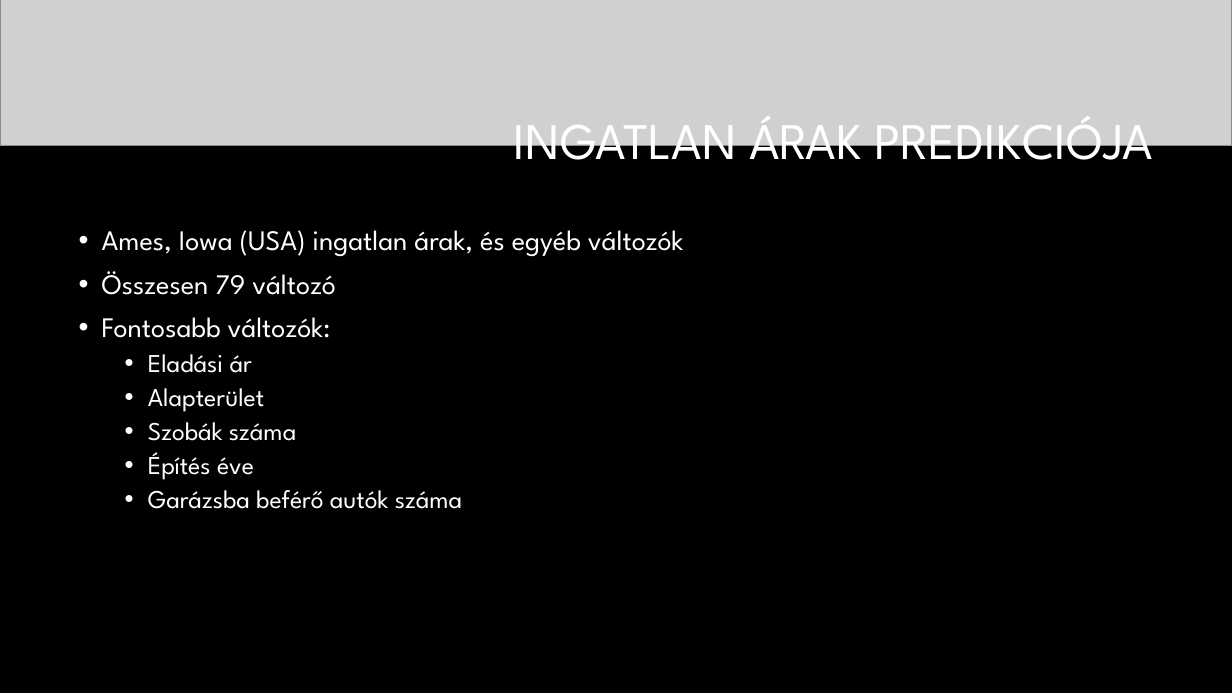
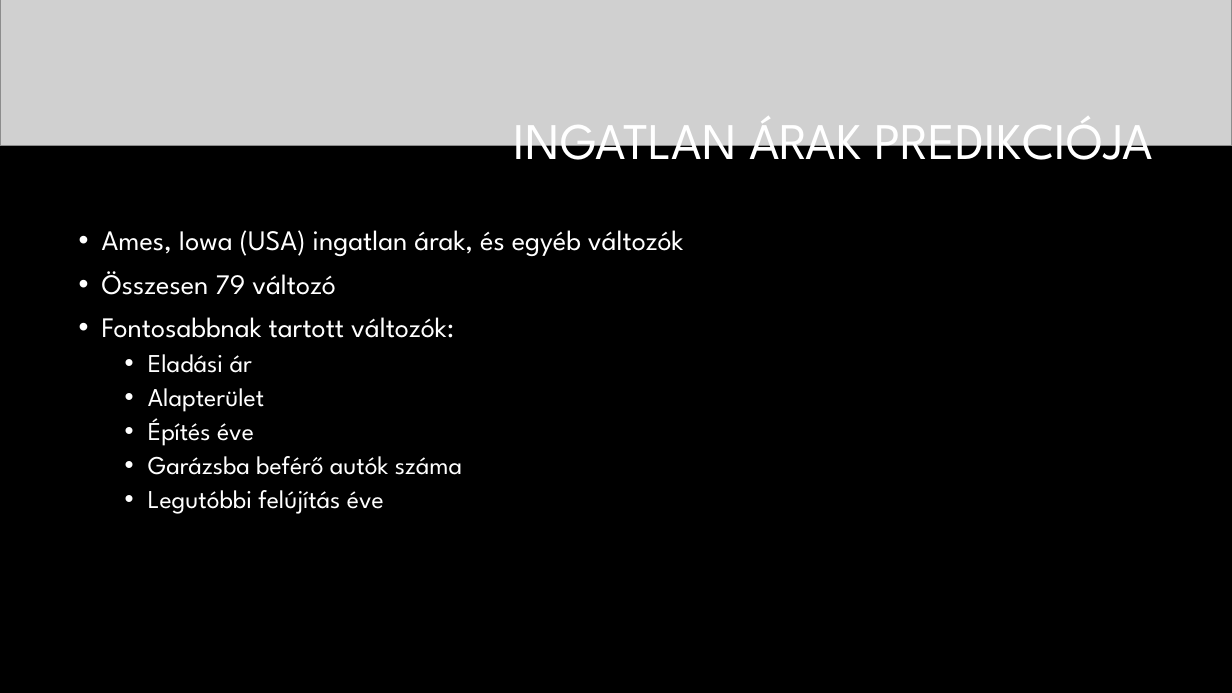
Before and after one commit to DLeves/TobbvaltPet, a slide deck: slide 2 of Prezi.pptx. Drawn at 1232x693 pixels with LibreOffice and Linux fonts; fonts in the diff are those of the drawing; grey boxes stand for pictures; background and template pictures are left out. Boxes give left, top, right and bottom in pixels: in the first picture for what was removed or moved away, otherwise in the second. Text is boxed around its words. In the diff, an @@ line names an element or a change of style, - is before the commit and + after.

```diff
--- a/Prezi.pptx
+++ b/Prezi.pptx
@@ text at bbox=[102, 317, 454, 338]: text changed @@
-• Fontosabb változók:
+• Fontosabbnak tartott változók:
@@ text at bbox=[148, 422, 296, 441]: paragraph removed @@
-  • Szobák száma
@@ text at bbox=[148, 490, 384, 514]: paragraph added @@
+  • Legutóbbi felújítás éve
```
Also in this commit, not shown: 1 other slide changed, 2 other files.
